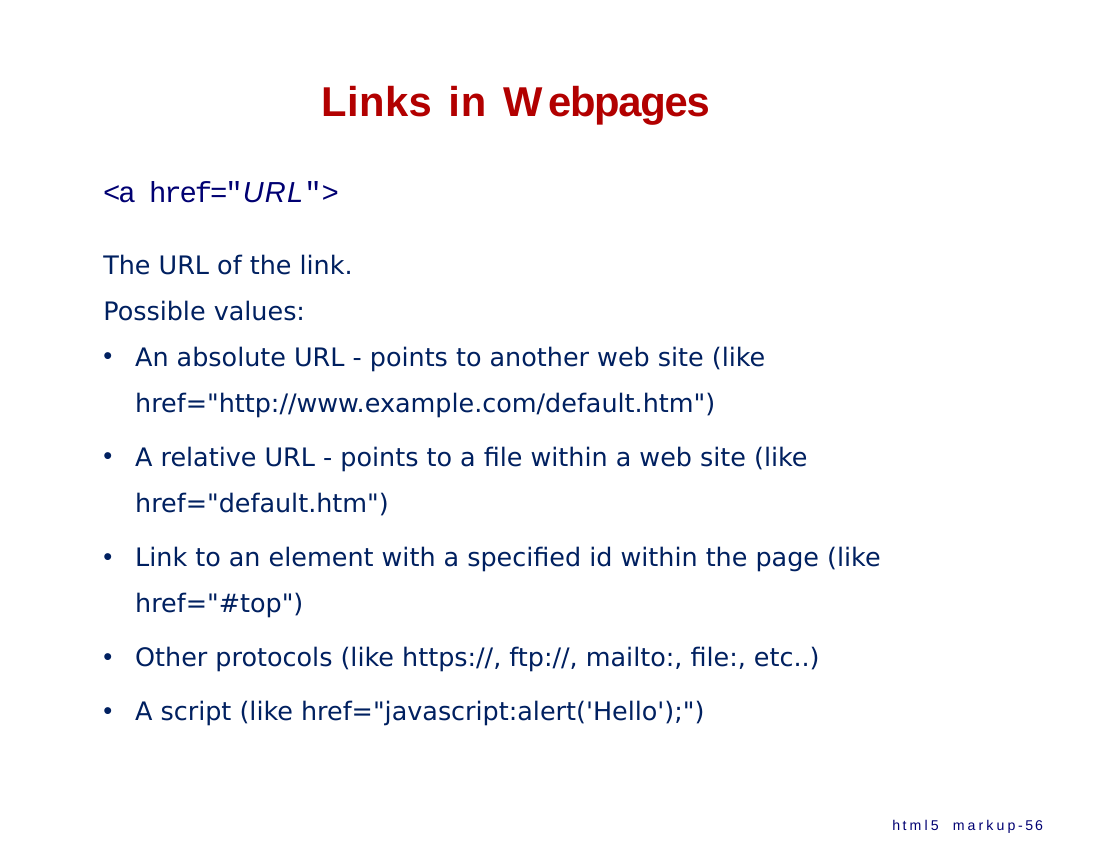
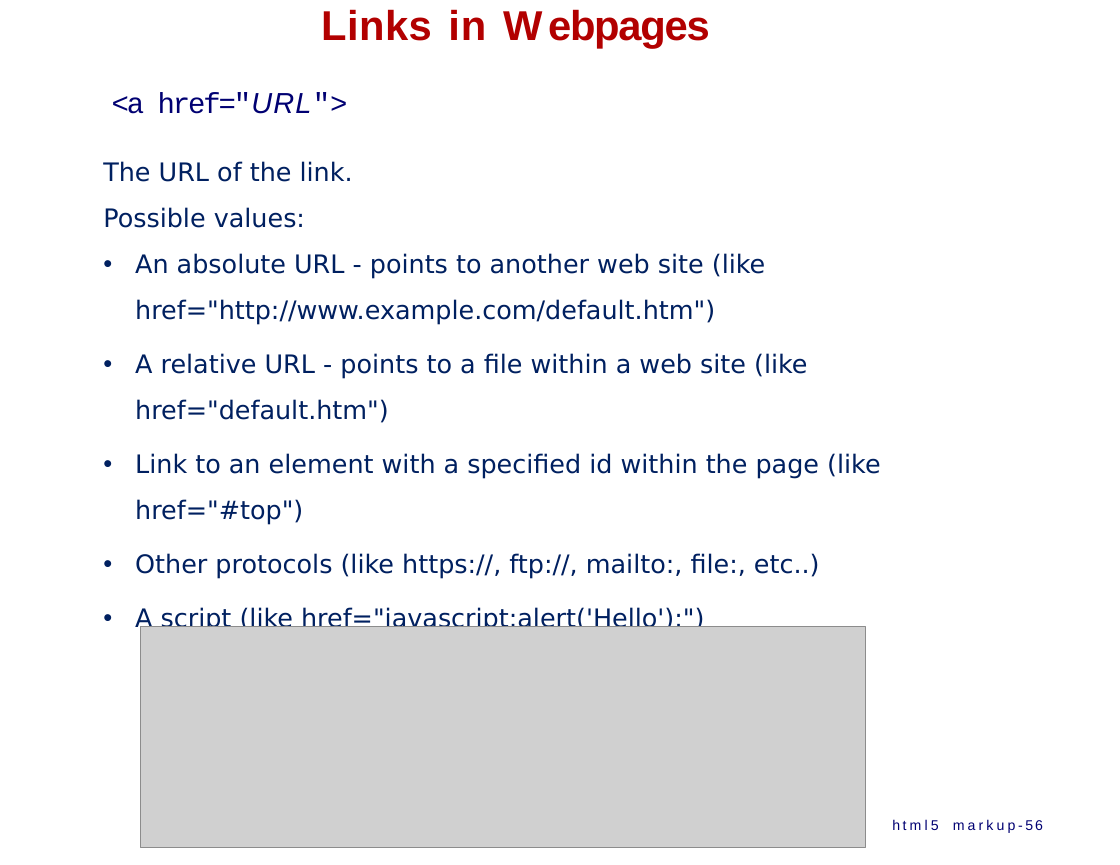
Before and after one commit to ppawar/ppawar.github.io, a slide deck: slide 56 of Spring2020/CSE102-S20/lectures/CSE102_S20_HTML.pptx. Drawn at 1120x865 pixels with LibreOffice and Linux fonts; fonts in the diff are those of the drawing; grey boxes stand for pictures. Boxes give left, top, right and bottom in pixels: in the first picture for what was removed or moved away, otherwise in the second. Text is boxed around its words. In the diff, an @@ line names an element or a change of style, - is before the commit and + after.

```diff
--- a/Spring2020/CSE102-S20/lectures/CSE102_S20_HTML.pptx
+++ b/Spring2020/CSE102-S20/lectures/CSE102_S20_HTML.pptx
@@ title "Links in Webpages": place and size @@
-title "Links in Webpages" at (321, 85, 486, 117)
+title "Links in Webpages" at (321, 9, 486, 41)
@@ text "<a href="URL">": place and size @@
-text "<a href="URL">" at (103, 181, 339, 203)
+text "<a href="URL">" at (112, 93, 348, 114)
@@ text "The URL of the link.": place and size @@
-text "The URL of the link." at (103, 254, 881, 726)
+text "The URL of the link." at (103, 161, 881, 633)
@@ picture added at (141, 627, 865, 848) @@
```
Also in this commit, not shown: 2 other slides changed, 20 slides added, 1 slide removed, 6 other files.
